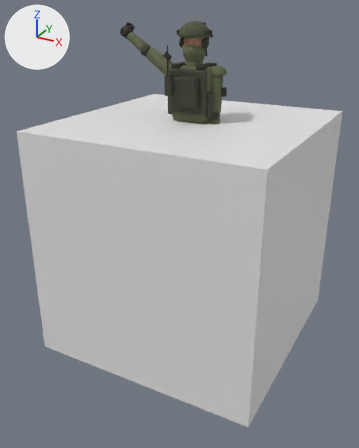
The Blender file tools/soldier/soldier.blend, before and after one commit.
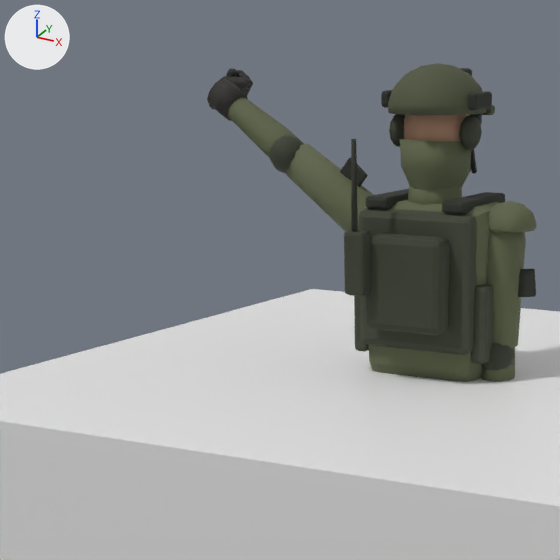
Old and new are each drawn whole from a camera (50 mm lens) standing at (1.897, -3.693, 1.877) and looking at (-0.045, -0.162, 0.111) and again close up on the part from 15% to 65% of the width and 0% to 41% of the height. The lights are fixed; the arrows at upper left show +X, +Y and +Z. The last two pictures show the newer version. Both versions are drawn at frame 20 of the action 'fallBack_shoulderL'; the numbers are the values there.

In view in the first close-up: 'Cube', 'foreArmL', 'head', 'neck_helmet', 'neck_uniform', 'shoulderR_accent', 'spine_pouch', 'spine_strap', 'spine_vest', 'torso', 'upperArmL', 'upperArmR' and 11 more.
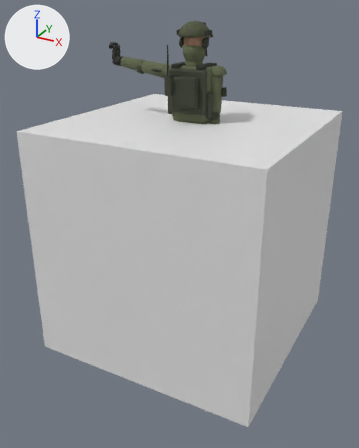
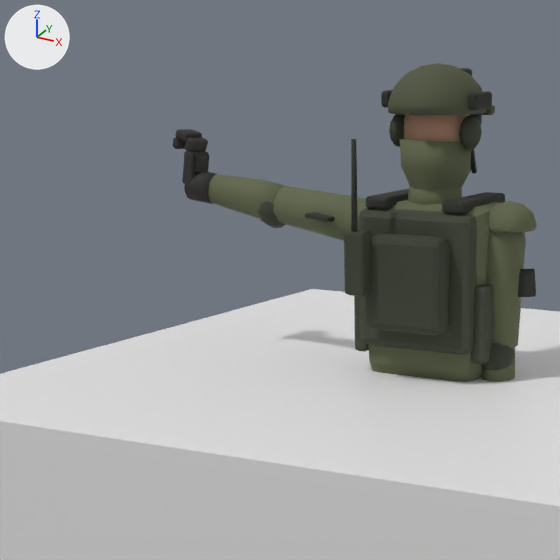
ob_shoulderl is not drawn itself; it is the parent of ob_upperarml, ob_shoulderl_accent, ob_shoulderl_strap, ob_elbowl.

What the commit changed:
Object 'shoulderL' (ob_shoulderl) turns from (5.2, 123, 4.4) to (97, 2.9, 90) degrees about x, y and z.

Boxes [x1, y1, x2, y2] around the edits, measured in the close-ups (560 x 560 px):
'upperArmL', turned
    before: [286, 144, 373, 232]
    after: [273, 185, 366, 241]
'foreArmL', turned
    before: [228, 98, 304, 158]
    after: [208, 174, 284, 219]
'elbowL_glove', turned
    before: [207, 78, 248, 121]
    after: [184, 171, 216, 204]
'handL', turned
    before: [209, 68, 253, 109]
    after: [173, 129, 209, 184]
'elbowL_pouch', turned
    before: [270, 135, 302, 173]
    after: [259, 201, 286, 228]
'shoulderL_strap', turned
    before: [340, 158, 368, 187]
    after: [305, 212, 334, 222]
'wristL_strap', turned
    before: [237, 86, 248, 93]
    after: [194, 154, 209, 173]
